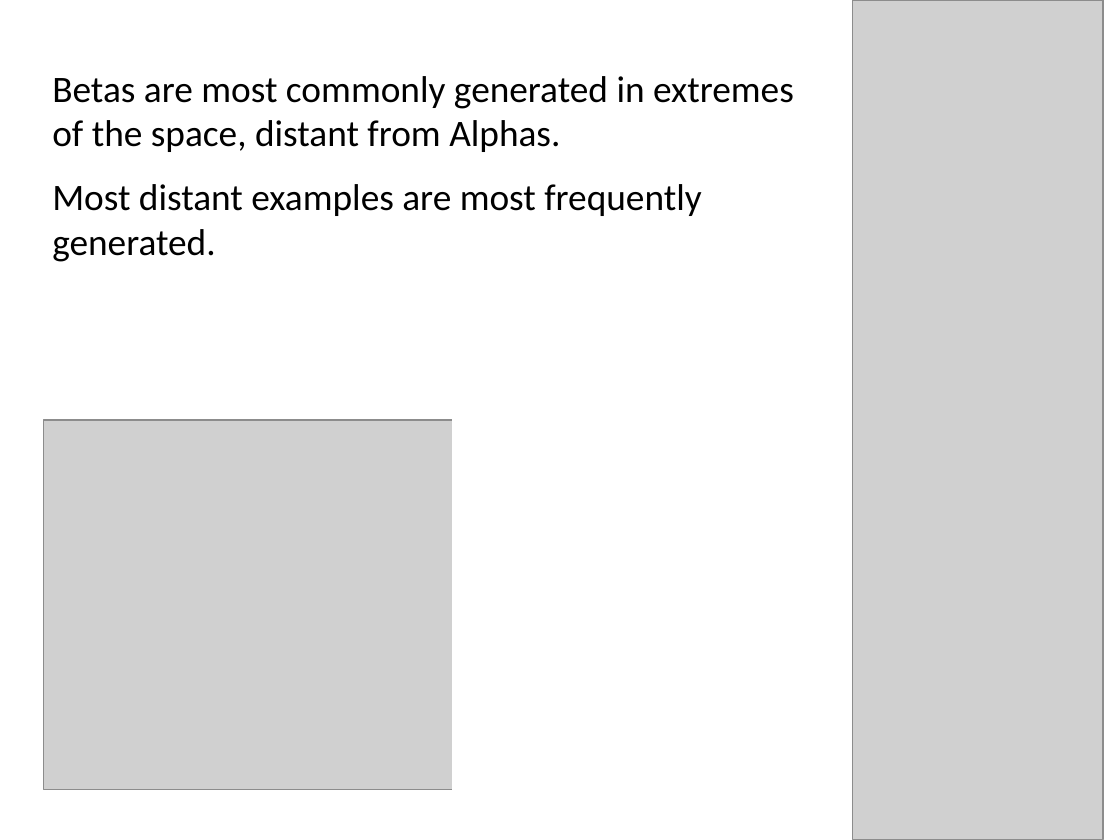
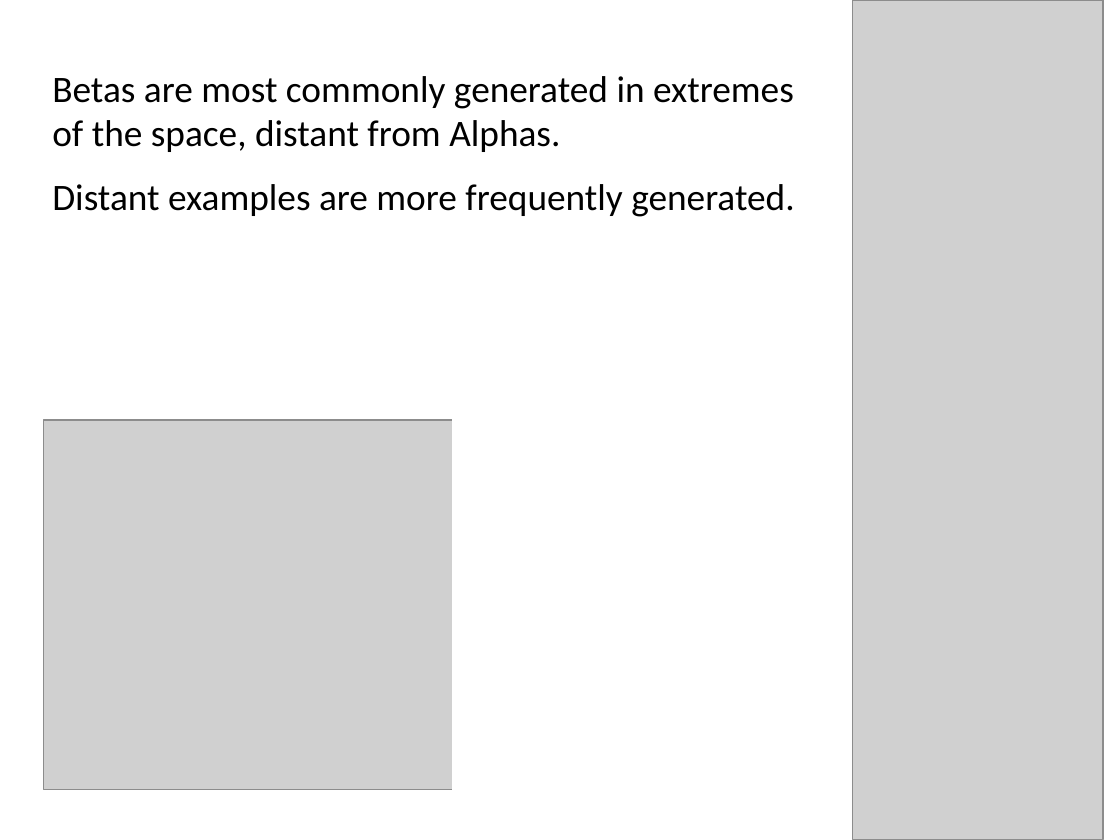
Before and after one commit to AusterweilLab/generating_categories, a slide deck: slide 28 of Presentations/ccn-bbag-march-2-2017.pptx (slide 23 before the commit). Drawn at 1120x840 pixels with LibreOffice and Linux fonts; fonts in the diff are those of the drawing; grey boxes stand for pictures. Boxes give left, top, right and bottom in pixels: in the first picture for what was removed or moved away, otherwise in the second. Text is boxed around its words. In the diff, an @@ line names an element or a change of style, - is before the commit and + after.

```diff
--- a/Presentations/ccn-bbag-march-2-2017.pptx
+++ b/Presentations/ccn-bbag-march-2-2017.pptx
@@ text at [52,184,794,217]: text changed @@
-Most distant examples are most frequently generated.
+Distant examples are more frequently generated.
```
Also in this commit, not shown: 14 other slides changed, 5 slides added, 1 other file.
